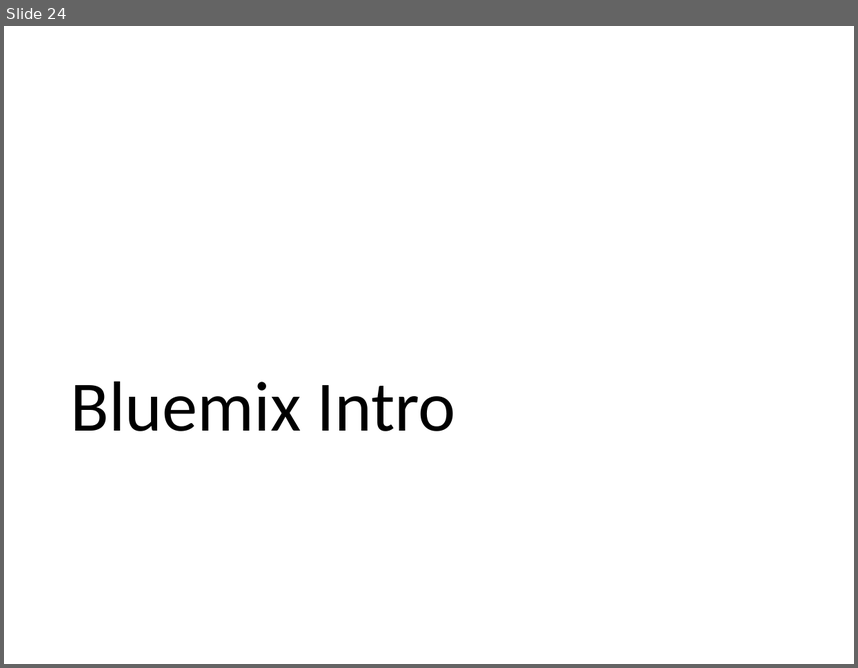
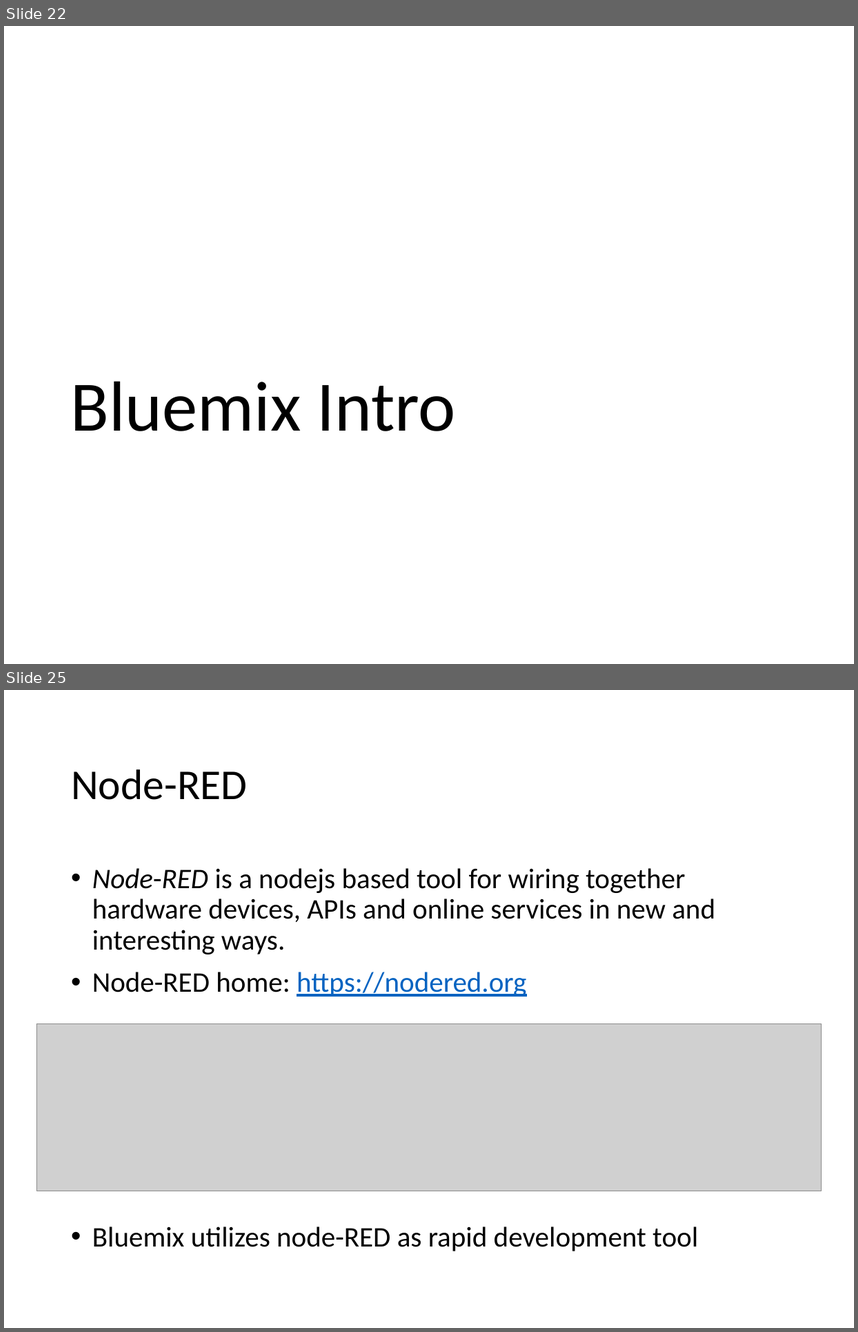
Before and after one commit to cdeck3r/IoTBluemixTutorial, a slide deck: Slides/IoTBluemixTutorial.pptx. Shown one above the other, each under a label of ours: slide 24 before the commit, slides 22 and 25 after it; the slides between them are not shown. The pictures are 858x668 and 858x1332 pixels, drawn with LibreOffice and Linux fonts; fonts in the diff are those of the drawing; grey boxes stand for pictures. Boxes give left, top, right and bottom in pixels: in the first picture for what was removed or moved away, otherwise in the second. Text is boxed around its words. In the diff, an @@ line names an element or a change of style, - is before the commit and + after.

```diff
--- a/Slides/IoTBluemixTutorial.pptx
+++ b/Slides/IoTBluemixTutorial.pptx
@@ slide 25 added at <box>4,690,854,1328</box>, background #FFFFFF @@
@@ title added at <box>71,769,247,800</box>, 36 pt, text #000000 @@
+Node-RED
@@ text added at <box>92,868,715,1251</box>, 24 pt, text #000000 @@
+• Node-RED is a nodejs based tool for wiring together hardware devices, APIs and online services in new and interesting ways.
+• Node-RED home: https://nodered.org
+• Bluemix utilizes node-RED as rapid development tool
@@ picture added at <box>36,1023,821,1191</box> @@
@@ what was slide 24 is now slide 22 @@
```
Also in this commit, not shown: 1 slide changed, 8 other slides added, 3 slides removed.
